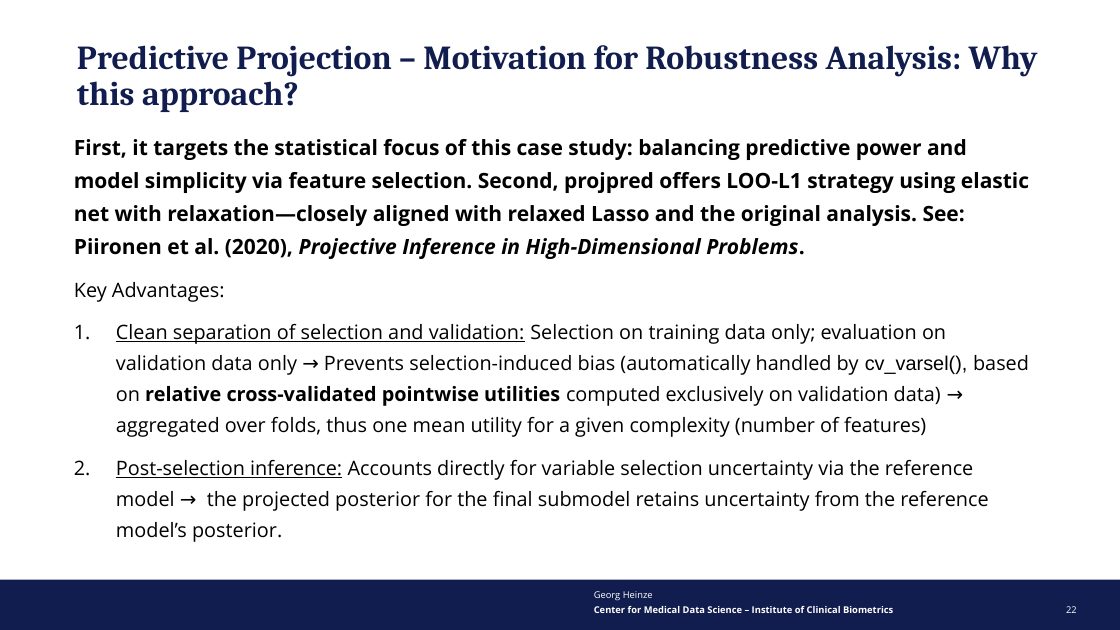
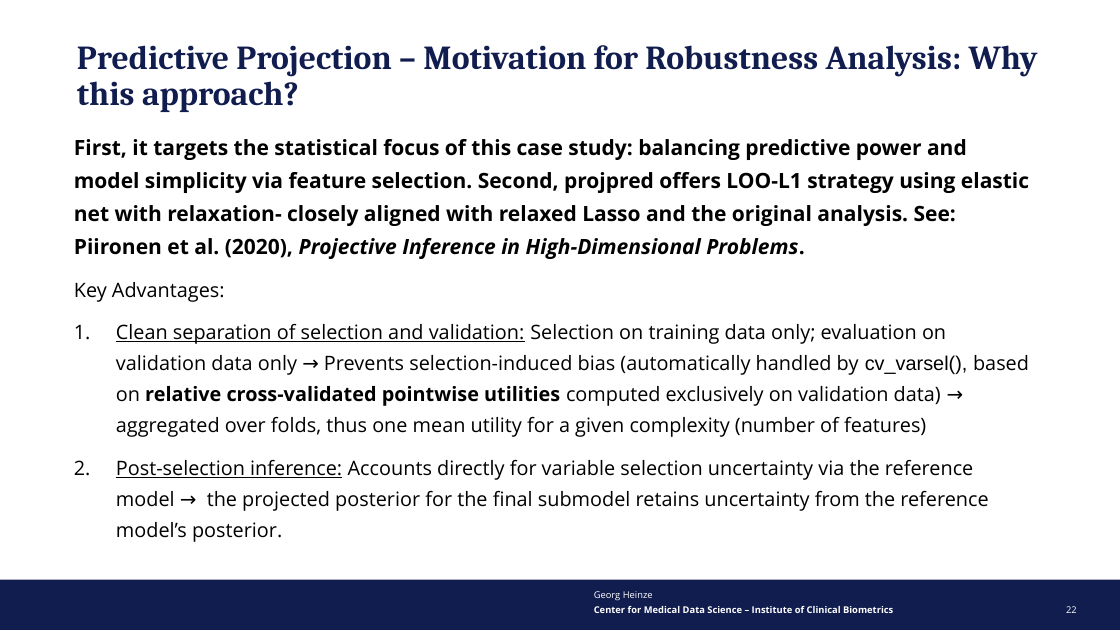
Before and after one commit to aliaksah/Bayes_for_STRATOS, a slide deck: slide 22 of Task Bodyfat/Simplified/TalkROeS/2025-09 Roes B-F_MN_20250905.pptx. Drawn at 1120x630 pixels with LibreOffice and Linux fonts; fonts in the diff are those of the drawing; background and template pictures are left out. Boxes give left, top, right and bottom in pixels: in the first picture for what was removed or moved away, otherwise in the second. Text is boxed around its words. In the diff, an @@ line names an element or a change of style, - is before the commit and + after.

```diff
--- a/Task Bodyfat/Simplified/TalkROeS/2025-09 Roes B-F_MN_20250905.pptx
+++ b/Task Bodyfat/Simplified/TalkROeS/2025-09 Roes B-F_MN_20250905.pptx
@@ text at <box>74,139,1029,259</box>: text changed @@
-First, it targets the statistical focus of this case study: balancing predictive power and model simplicity via feature selection. Second, projpred offers LOO-L1 strategy using elastic net with relaxation—closely aligned with relaxed Lasso and the original analysis. See: Piironen et al. (2020), Projective Inference in High-Dimensional Problems.
+First, it targets the statistical focus of this case study: balancing predictive power and model simplicity via feature selection. Second, projpred offers LOO-L1 strategy using elastic net with relaxation- closely aligned with relaxed Lasso and the original analysis. See: Piironen et al. (2020), Projective Inference in High-Dimensional Problems.
```
Also in this commit, not shown: 1 other slide changed.
